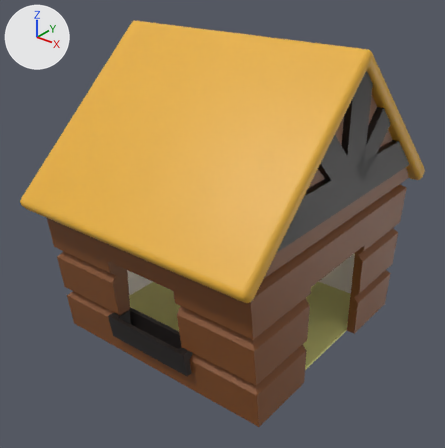
One commit to the glTF model models/hut2.glb: the scene before it, then after it.
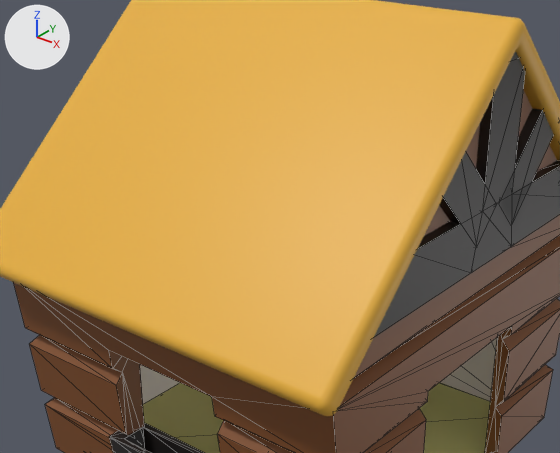
Old and new are each drawn whole from a 50 mm camera at (10.52, -13.74, 11.66) aimed at (0.01, -0.6, 3.51) and again close up on the part from 9% to 89% of the width and 8% to 73% of the height. Lighting does not change. The marker at upper left points along +X, +Y and +Z. The close-ups show mesh edges as thin lines. Where no turn or scale is listed for an object, it has been applied to the vertices.

Objects in the first close-up: '01 Walls', '02 Roof', '03 Floor'.
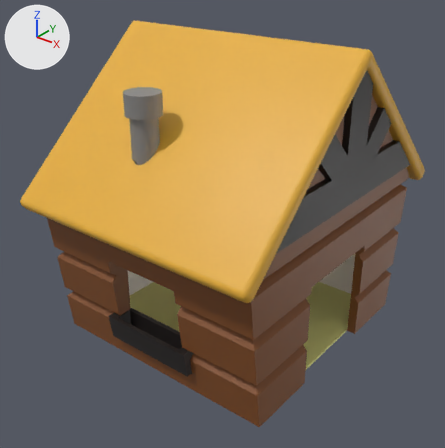
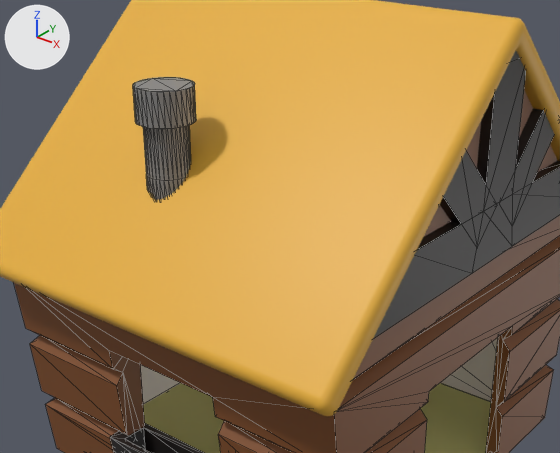
The newer file is also turned or shifted as a whole; pictures and numbers use the older file's frame.

Where the change shows, as pixel boxes [x1, y1, x2, y2] in the close-ups (560 x 453 px):
'04 Chimney', moved (not visible before)
    after: [133, 77, 196, 200]

The change, as a list of edits to the scene's bpy script:
```text
Change ob_04_chimney:
    ob_04_chimney.location: (-0.5, 2.95, 6.85) -> (-0.68, -2.95, 6.85)
```
